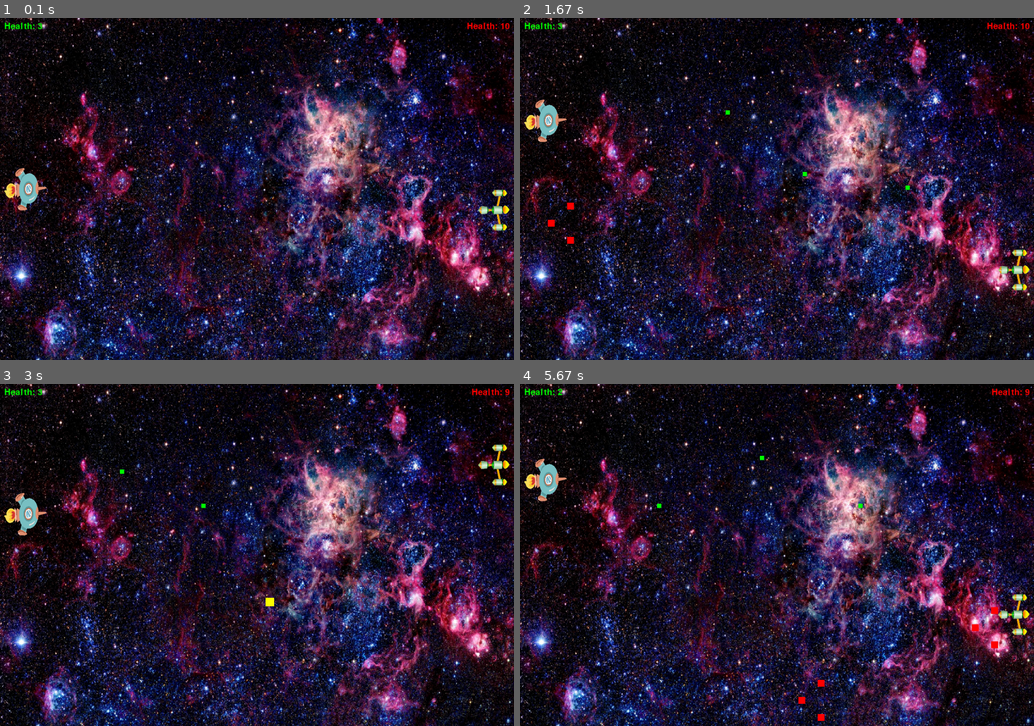
Above: before the commit, frames 1-4 (two rows, left to right).
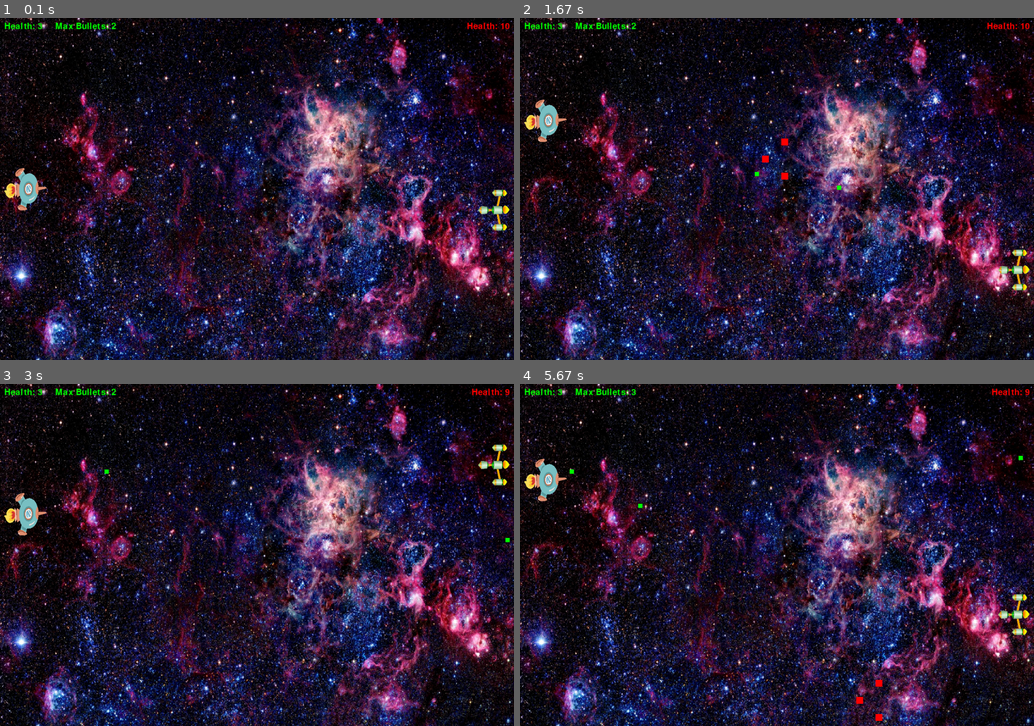
Above: after the commit, the same moments.

Repository: jaygel179/pygames
Game: pygame game, started from shooter/main.py
The game is run twice, just before and just after one commit, with the same random seed, the same clock (stepped at 60 frames per second) and the same inputs.
Inputs:
- Up to frame 1 (0.1 s): no input
- Up to frame 2 (1.67 s): tap Space at 0.33, 0.73, 1.03, 1.23, 1.57 s; hold W 0.67-1.13 s; hold S 1.17-1.47 s; hold W from 1.5 s (still down)
- Up to frame 3 (3 s): release W at 1.87 s; hold S 1.9-2.27 s; tap Space at 1.97, 2.37, 2.7 s; hold W 2.3-2.6 s; hold S 2.63-2.93 s; hold W from 2.97 s (still down)
- Up to frame 4 (5.67 s): tap Space at 3.03, 3.43, 3.83, 4.17, 4.5, 4.9, 5.3, 5.63 s; release W at 3.33 s; hold S 3.37-3.73 s; hold W 3.77-4.07 s; hold S 4.1-4.4 s; hold W 4.43-4.8 s; hold S 4.83-5.2 s; hold W 5.23-5.53 s; hold S from 5.57 s (still down)

The runs differ from the first frame. In frame 1, 0.1% of the frame differs, in the area x 10-23%, y 1-4%; in frame 2, 0.4%; in frame 3, 0.2%; in frame 4, 0.5%, in the area x 7-98%, y 1-99%.

Commit message:
add sound effects

Diff:
--- a/shooter/main.py
+++ b/shooter/main.py
@@ -6,6 +6,7 @@
 
 pygame.init()
 pygame.font.init()
+pygame.mixer.init()
 
 BASE_PATH = os.path.dirname(__file__)
 FPS = 60
@@ -19,17 +20,23 @@
 )
 
 PLAYER_SPEED = 8
-MAX_PLAYER_BULLET = 3
-PLAYER_BULLET_SPEED = 10
+MAX_PLAYER_BULLET = 2
+PLAYER_BULLET_SPEED = 8
 PLAYER_HIT = pygame.USEREVENT + 1
 PLAYER_POWERUP = pygame.USEREVENT + 3
 
 BOSS_SPEED = 10
-BOSS_BULLET_SPEED = 15
+BOSS_BULLET_SPEED = 10
 BOSS_HIT = pygame.USEREVENT + 2
 
 HEALTH_FONT = pygame.font.SysFont('comicsans', 30)
 END_GAME_TEXT = pygame.font.SysFont('comicsans', 100)
+
+SOUND_PLAYER_FIRE = pygame.mixer.Sound(os.path.join(BASE_PATH, 'assets', 'player_fire.ogg'))
+SOUND_PLAYER_HIT = pygame.mixer.Sound(os.path.join(BASE_PATH, 'assets', 'player_hit.oga'))
+SOUND_BOSS_FIRE = pygame.mixer.Sound(os.path.join(BASE_PATH, 'assets', 'boss_fire.ogg'))
+SOUND_BOSS_HIT = pygame.mixer.Sound(os.path.join(BASE_PATH, 'assets', 'boss_hit.ogg'))
+SOUND_POWERUPS = pygame.mixer.Sound(os.path.join(BASE_PATH, 'assets', 'powerup.ogg'))
 
 
 class BaseObject(object):
@@ -37,7 +44,6 @@
         self.rep = None
         self.width = 0
         self.height = 0
-        self.life = 1
         self.bullets = []
         self.power_ups = []
 
@@ -68,6 +74,7 @@
         )
         self.bullets = []
         self.life = 3
+        self.max_bullets = MAX_PLAYER_BULLET
 
 
 class Boss(BaseObject):
@@ -128,9 +135,11 @@
         pygame.draw.rect(SCREEN, (255, 255, 0), power_up.rep)
 
     player_health_text = HEALTH_FONT.render('Health: {}'.format(player.life), 1, (0, 255, 0))
+    player_max_bullet = HEALTH_FONT.render('Max Bullets: {}'.format(player.max_bullets), 1, (0, 255, 0))
     boss_health_text = HEALTH_FONT.render('Health: {}'.format(boss.life), 1, (255, 0, 0))
 
     SCREEN.blit(player_health_text, (10, 10))
+    SCREEN.blit(player_max_bullet, (40 + player_health_text.get_width(), 10))
     SCREEN.blit(boss_health_text, (SCREEN_WIDTH - boss_health_text.get_width() - 10, 10))
 
     pygame.display.update()
@@ -192,10 +201,9 @@
     running = True
     boss_bullet_timer = 0
     boss_move_timer = 0
-    boss_bullet_freq = 30
+    boss_bullet_freq = 45
 
     player = Player()
-    player_max_bullet = MAX_PLAYER_BULLET
     boss = Boss()
     boss_move_bit = False
 
@@ -211,18 +219,22 @@
                 running = False
 
             if event.type == pygame.KEYDOWN:
-                if event.key == pygame.K_SPACE and len(player.bullets) < player_max_bullet:
+                if event.key == pygame.K_SPACE and len(player.bullets) < player.max_bullets:
                     player.bullets.append(Bullet(x=player.width, y=player.rep.y + player.height / 2 - 8))
+                    SOUND_PLAYER_FIRE.play()
 
             if event.type == PLAYER_HIT:
                 player.life -= 1
+                SOUND_PLAYER_HIT.play()
 
             if event.type == BOSS_HIT:
                 boss.life -= 1
-                boss_bullet_freq -= 3
+                boss_bullet_freq -= 2
+                SOUND_BOSS_HIT.play()
 
             if event.type == PLAYER_POWERUP:
-                player_max_bullet += 1
+                player.max_bullets += 1
+                SOUND_POWERUPS.play()
 
         if boss_move_timer >= 20:
             boss_move_timer = 0
@@ -240,6 +252,7 @@
                 boss.bullets.append(Bullet(x=boss.rep.x + 45, y=boss.rep.y + boss.height - 18, width=16, height=16))
                 boss.bullets.append(Bullet(x=boss.rep.x, y=boss.rep.y + boss.height / 2 - 8, width=16, height=16))
                 boss.bullets.append(Bullet(x=boss.rep.x + 45, y=boss.rep.y + 2, width=16, height=16))
+                SOUND_BOSS_FIRE.play()
             elif not fire and randrange(10) == 7:
                 boss.power_ups.append(PowerUps(x=boss.rep.x, y=boss.rep.y + boss.height / 2 - 10))
 
